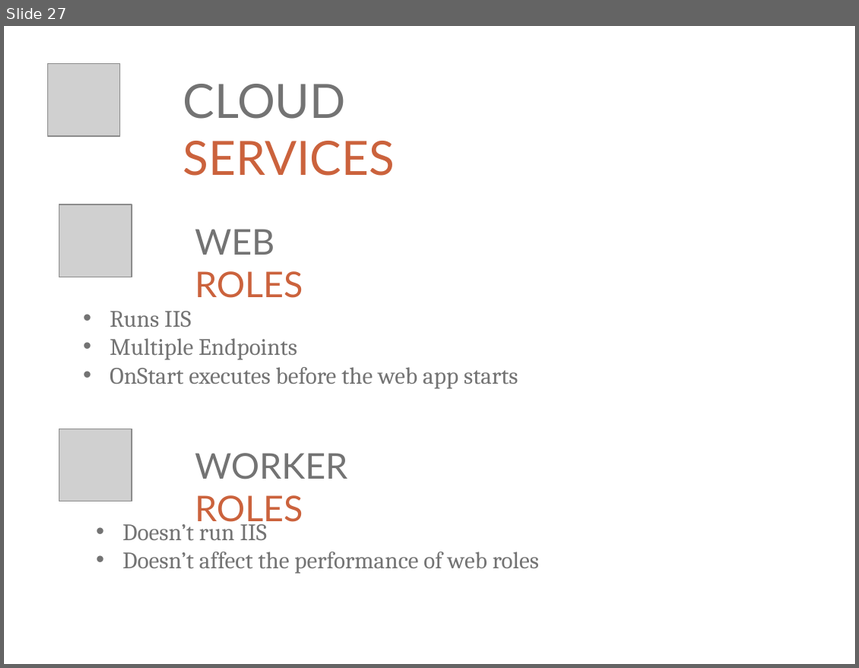
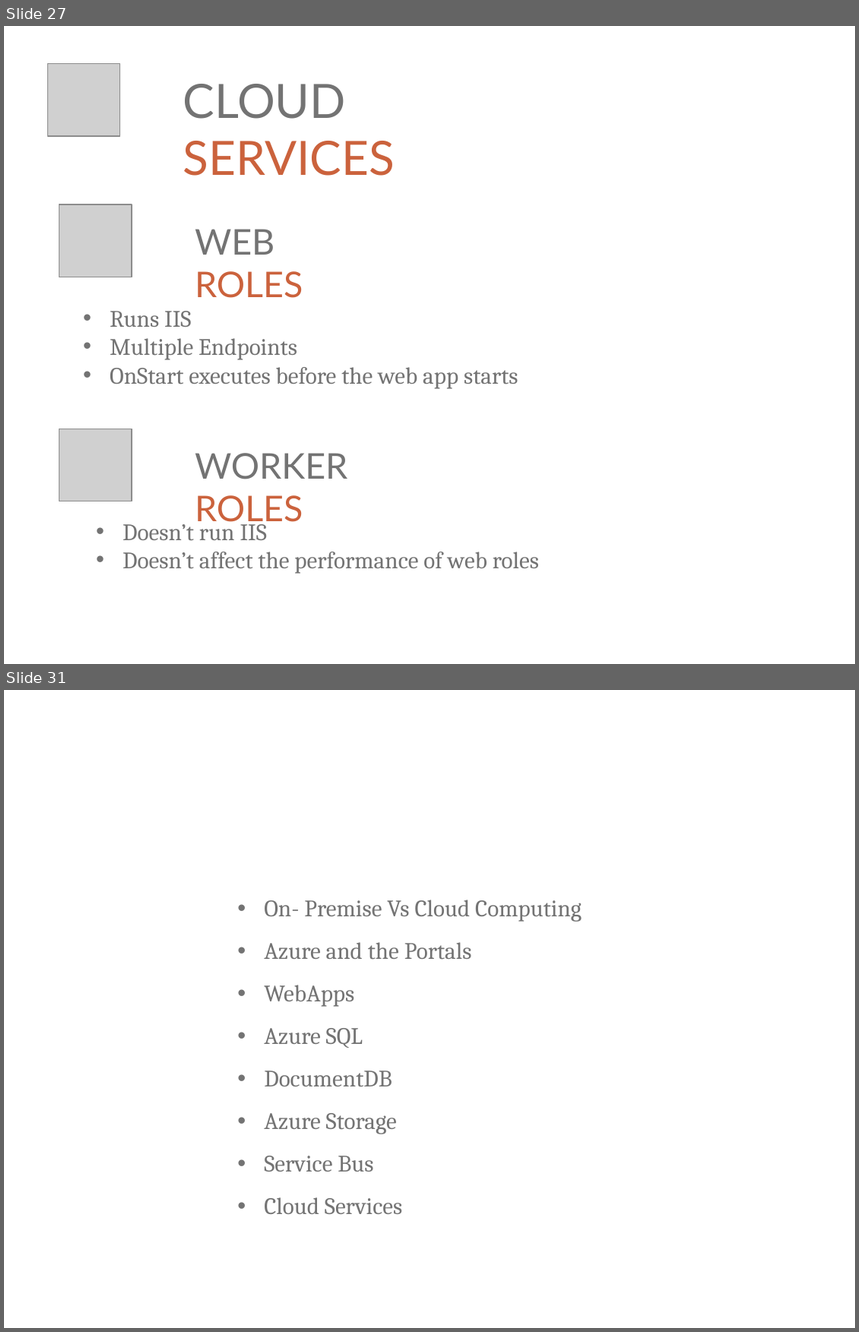
Before and after one commit to ritasker/Presentations-Archive, a slide deck: Current/Azure The Good Parts Web Apps/AzureTheGoodParts-WebApps.pptx. Shown one above the other, each under a label of ours: slide 27 before the commit, slides 27 and 31 after it; the slides between them are not shown. The pictures are 859x668 and 859x1332 pixels, drawn with LibreOffice and Linux fonts; fonts in the diff are those of the drawing; grey boxes stand for pictures; background and template pictures are left out. Boxes give left, top, right and bottom in pixels: in the first picture for what was removed or moved away, otherwise in the second. Text is boxed around its words. In the diff, an @@ line names an element or a change of style, - is before the commit and + after.

```diff
--- a/Current/Azure The Good Parts Web Apps/AzureTheGoodParts-WebApps.pptx
+++ b/Current/Azure The Good Parts Web Apps/AzureTheGoodParts-WebApps.pptx
@@ slide 31 added at [4, 690, 855, 1328], background picture (left out) @@
@@ text added at [264, 900, 582, 1214], 20 pt, text #737373 @@
+• On- Premise Vs Cloud Computing
+• Azure and the Portals
+• WebApps
+• Azure SQL
+• DocumentDB
+• Azure Storage
+• Service Bus
+• Cloud Services
```
Also in this commit, not shown: 5 slides changed, 4 other slides added, 2 other files.
